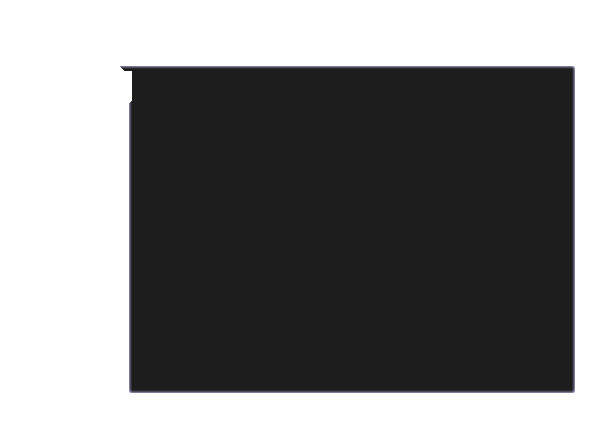
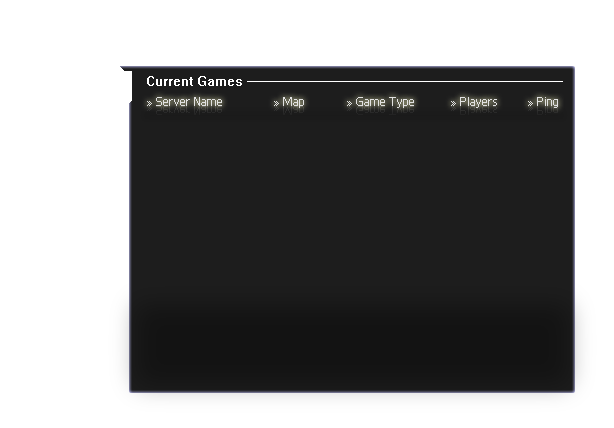
Layers edited between the first and the second (614, 428) image:
added layer "Shape 1" (34%) above "Reflect" over bbox(115, 291, 590, 406)
added layer "Reflect" (13%) above "» Server Name" over bbox(142, 104, 564, 116)
added layer "» Server Name" (87%) above "Current Games ----------------" over bbox(147, 97, 558, 108)
added layer "Current Games ----------------" above "Layer 1" over bbox(147, 76, 563, 86)
